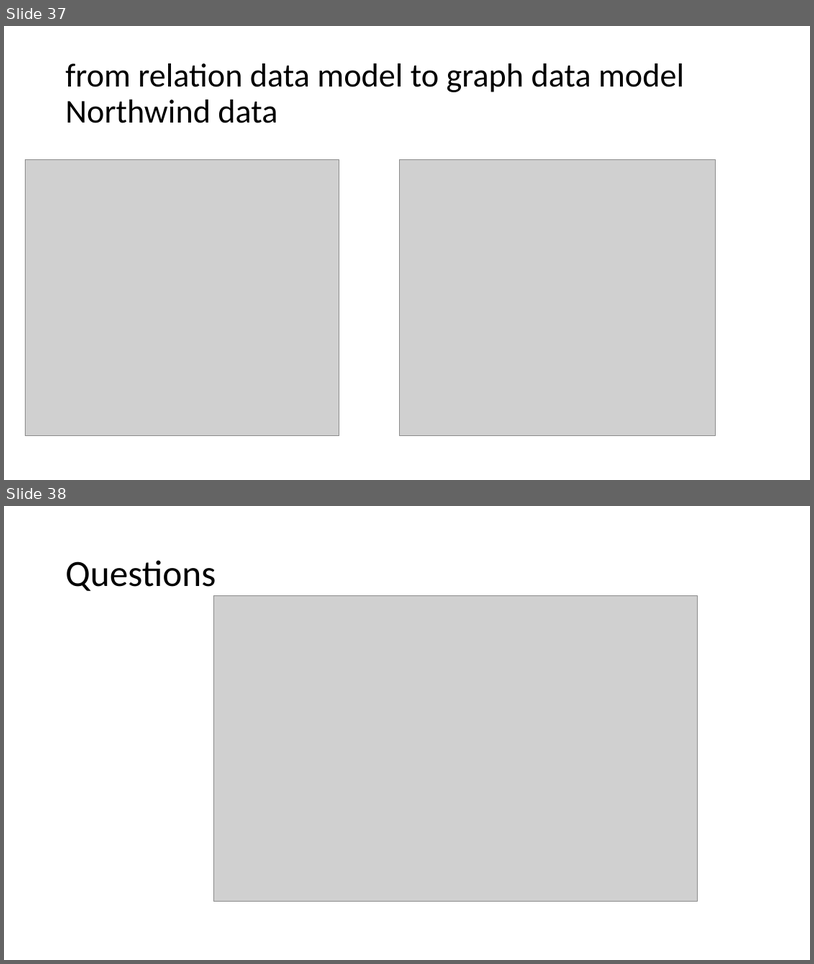
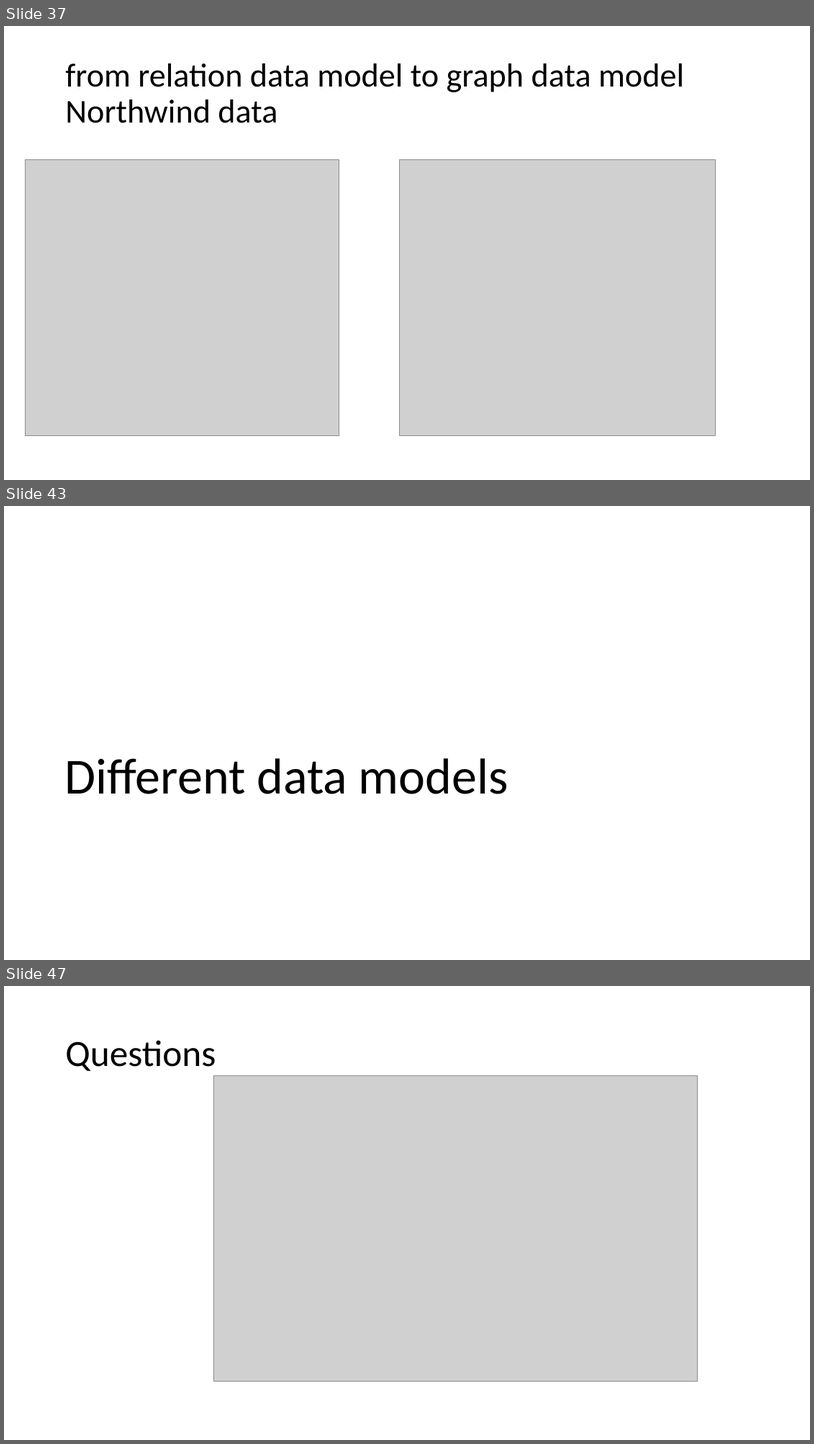
Before and after one commit to motazsaad/Exploratory-Analysis-of-Big-Data, a slide deck: PPT slides/02 EDABDC - Data Models - part 2.pptx. Shown one above the other, each under a label of ours: slides 37 and 38 before the commit, slides 37, 43 and 47 after it; the slides between them are not shown. The pictures are 814x964 and 814x1444 pixels, drawn with LibreOffice and Linux fonts; fonts in the diff are those of the drawing; grey boxes stand for pictures. Boxes give left, top, right and bottom in pixels: in the first picture for what was removed or moved away, otherwise in the second. Text is boxed around its words. In the diff, an @@ line names an element or a change of style, - is before the commit and + after.

```diff
--- a/PPT slides/02 EDABDC - Data Models - part 2.pptx
+++ b/PPT slides/02 EDABDC - Data Models - part 2.pptx
@@ slide 43 added at box(4, 506, 810, 960), background #FFFFFF @@
@@ title added at box(65, 758, 509, 794), 60 pt, text #000000 @@
+Different data models
@@ what was slide 38 is now slide 47 @@
```
Also in this commit, not shown: 8 other slides added.
